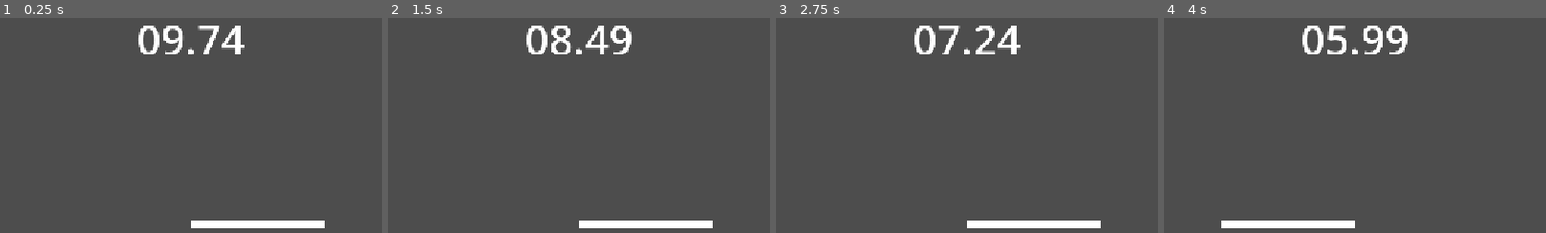
Above: before the commit, frames 1-4 (left to right).
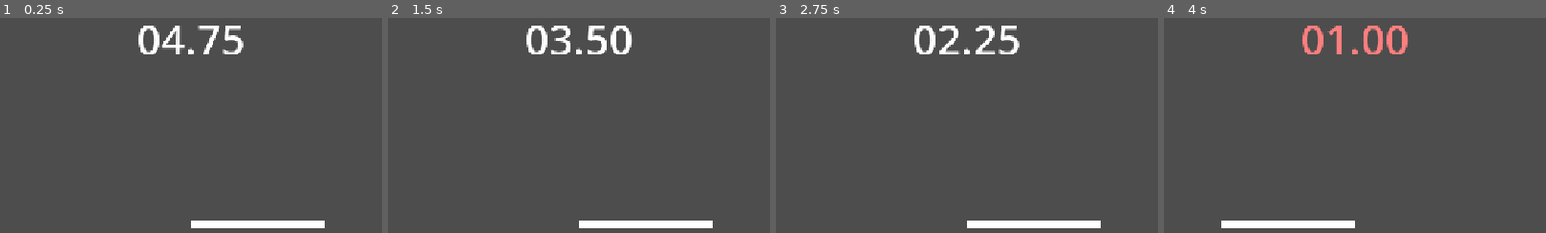
Above: after the commit, the same moments.

Repository: robplaysmusic-bit/dizzy-dash
Game: Godot game, scene res://levels/spin-test.tscn
Two runs of this game, one before a commit and one after it. Both use one fixed random seed, a clock stepped at 60 frames per second and the inputs below.
Inputs (mouse positions are % of the whole screen's width and height, from its top left):
- Up to frame 1 (0.25 s): no input
- Up to frame 2 (1.5 s): tap Enter at 0.5 s; move the mouse to (72, 45) at 0.52 s; hold D (right) 0.53-1.25 s; tap Backspace at 0.6 s; click (72, 45) at 0.67 s; drag from (30, 55) to (45, 70) at 1.27 s
- Up to frame 3 (2.75 s): move the mouse to (60, 28) at 2.02 s; hold D (right) from 2.03 s (still down); tap F at 2.1 s
- Up to frame 4 (4 s): release D (right) at 2.75 s; drag from (45, 70) to (20, 35) at 2.77 s; move the mouse to (80, 65) at 3.52 s; hold A (left) from 3.53 s (still down); tap Z at 3.6 s
The pictures show only the part of the screen within x 25-75%, y 2-52%; the shares and areas given below are measured in that part.

The runs differ from the first frame. In frame 1, 0.9% of the frame differs, in the area x 42-64%, y 3-17%; in frame 2, 1.0%; in frame 3, 0.7%; in frame 4, 1.9%, in the area x 36-64%, y 3-17%.

Commit message:
Dizzy tweaks
Shorter spin game, adjusted dizzy rotaotin accordingly. Fixed level pointers.

Diff:
--- a/autoloads/dizzy_manager.gd
+++ b/autoloads/dizzy_manager.gd
@@ -1,13 +1,13 @@
 extends Node
 
 enum Dizzy { NOT_DIZZY, SLIGHTLY, SOMEWHAT, STANDARD, VERY, EXTREMELY, OH_NO }
-const MAX_NOT_DIZZY : int = 8
-const MAX_SLIGHTLY_DIZZY : int = 16
-const MAX_SOMEWHAT_DIZZY : int = 24
-const MAX_STANDARD_DIZZY : int = 32
-const MAX_VERY_DIZZY : int = 40
-const MAX_EXTREMELY_DIZZY : int = 50
-const MAX_OH_NO_DIZZY : int = 500
+const MAX_NOT_DIZZY : int = 4
+const MAX_SLIGHTLY_DIZZY : int = 8
+const MAX_SOMEWHAT_DIZZY : int = 12
+const MAX_STANDARD_DIZZY : int = 16
+const MAX_VERY_DIZZY : int = 20
+const MAX_EXTREMELY_DIZZY : int = 25
+const MAX_OH_NO_DIZZY : int = 5000
 
 const MIN_ROTATION_INDEX : int = 0
 const MAX_ROTATION_INDEX : int = 1
@@ -15,12 +15,12 @@
 # tier : [min angle, max angle, angle change rate]
 const _info : Dictionary[Dizzy, Array] = {
 	Dizzy.NOT_DIZZY : 		[0,		0,		0.0],
-	Dizzy.SLIGHTLY : 		[176, 	184,	0.0], # centered around 180
-	Dizzy.SOMEWHAT : 		[26, 	34,		0.0], # centered around 30
-	Dizzy.STANDARD : 		[42, 	49,		0.0], # centered around 45
-	Dizzy.VERY : 			[56, 	64,		1.0], # centered around 60
-	Dizzy.EXTREMELY: 		[80, 	100,	0.5], # centered around 90
-	Dizzy.OH_NO :			[70,	110,	0.1]  # centered around 90
+	Dizzy.SLIGHTLY : 		[178, 	182,	0.0], # centered around 180
+	Dizzy.SOMEWHAT : 		[28, 	32,		0.0], # centered around 30
+	Dizzy.STANDARD : 		[43, 	47,		0.0], # centered around 45
+	Dizzy.VERY : 			[58, 	62,		1.0], # centered around 60
+	Dizzy.EXTREMELY: 		[85, 	95,		0.5], # centered around 90
+	Dizzy.OH_NO :			[80,	100,	0.1]  # centered around 90
 }
 
 var _tier : Dizzy = Dizzy.NOT_DIZZY
--- a/levels/level-1.tscn
+++ b/levels/level-1.tscn
@@ -11,7 +11,7 @@
 gold_time = "00:12.00"
 silver_time = "00:15.00"
 bronze_time = "00:20.00"
-next_course = "uid://cwnxw1d3u2opj"
+next_course = "uid://dovybpy6nl3r4"
 
 [node name="Player" parent="." unique_id=715659999 instance=ExtResource("1_gp3yc")]
 position = Vector2(20, 624)
--- a/levels/level_loader.tscn
+++ b/levels/level_loader.tscn
@@ -85,7 +85,7 @@
 
 [node name="LevelLoader" type="Node" unique_id=450007278]
 script = ExtResource("1_3hhvs")
-next_course = "uid://dovybpy6nl3r4"
+next_course = "uid://ch75j5f8xuxt8"
 
 [node name="SceneTransitionCanvasLayer" type="CanvasLayer" parent="." unique_id=1110105337]
 
--- a/levels/spin-minigame.tscn
+++ b/levels/spin-minigame.tscn
@@ -4,8 +4,8 @@
 
 [node name="SpinMinigame" type="Node2D" unique_id=1488981358]
 script = ExtResource("1_mcqe1")
-mini_game_time = 10.0
-warning_time = 5.0
+mini_game_time = 5.0
+warning_time = 3.0
 
 [node name="Line2D" type="Line2D" parent="." unique_id=1061008089]
 points = PackedVector2Array(0, 0, 200, 0)
